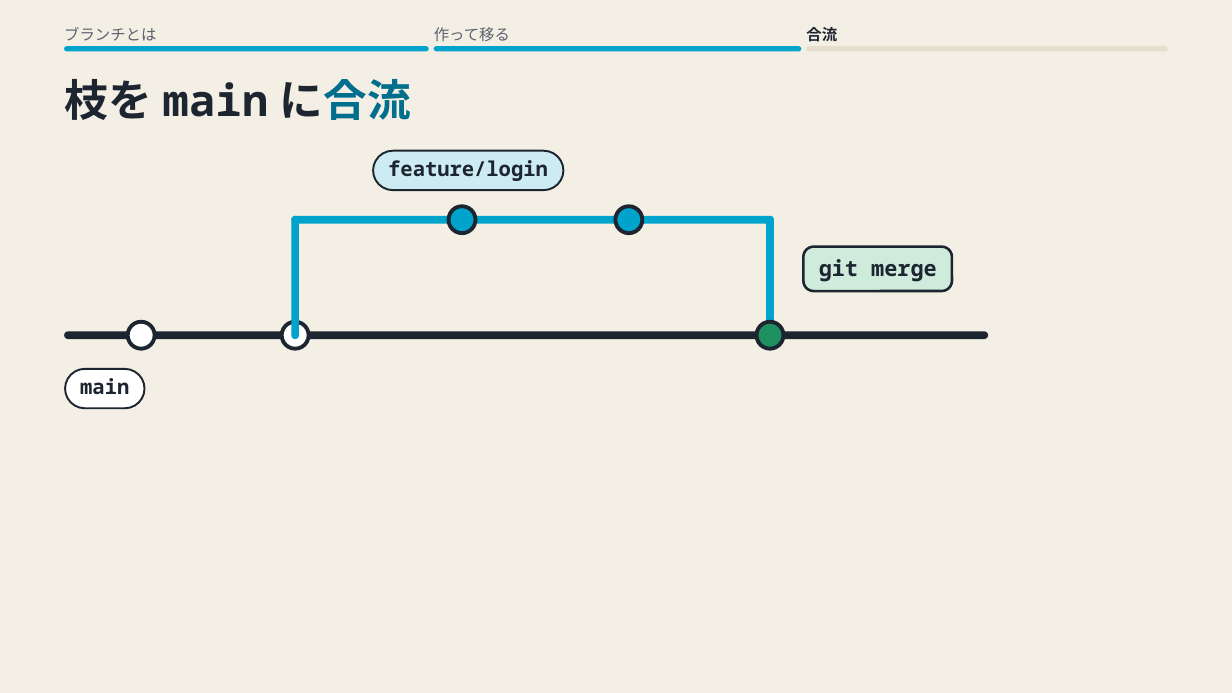
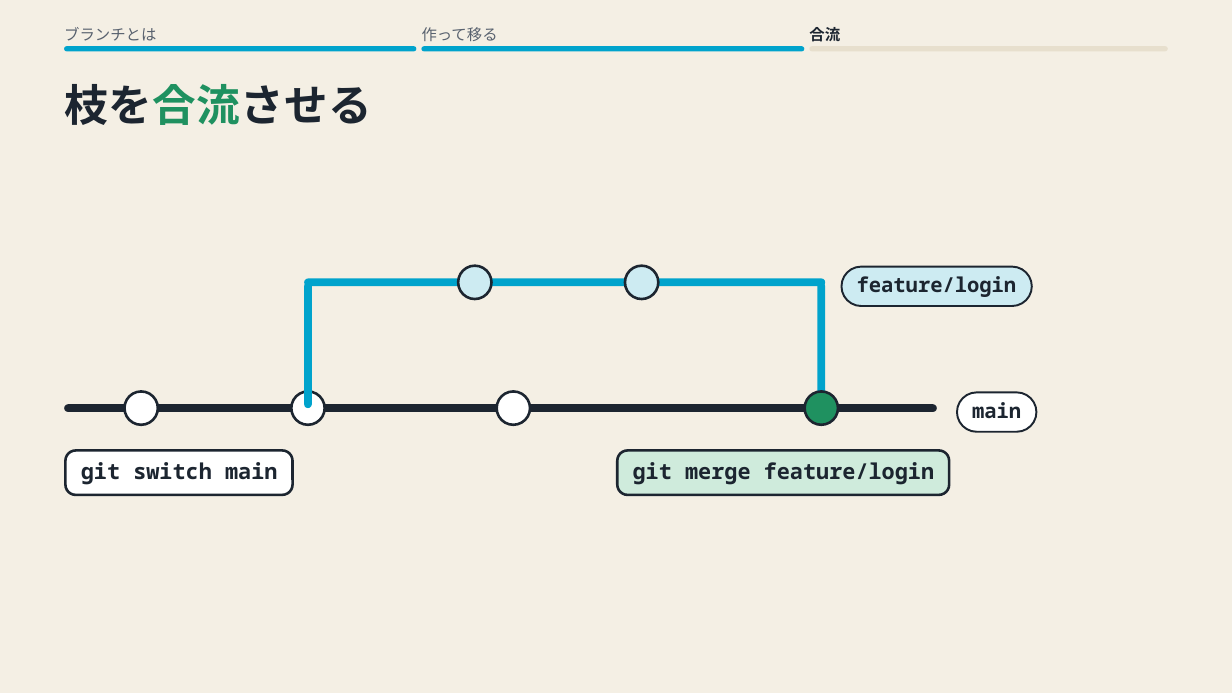
Before and after one commit to yukihito-jokyu/context, a slide deck: slide 3 of docs/artifacts/skills/motion-deck/git-branch.pptx. Drawn at 1232x693 pixels with LibreOffice and Linux fonts; fonts in the diff are those of the drawing. Boxes give left, top, right and bottom in pixels: in the first picture for what was removed or moved away, otherwise in the second. Text is boxed around its words. In the diff, an @@ line names an element or a change of style, - is before the commit and + after.

```diff
--- a/docs/artifacts/skills/motion-deck/git-branch.pptx
+++ b/docs/artifacts/skills/motion-deck/git-branch.pptx
@@ text "作って移る": place and size @@
-text "作って移る" at <box>434,27,510,41</box>
+text "作って移る" at <box>422,27,498,41</box>
@@ rounded rectangle: place and size @@
-rounded rectangle at <box>64,46,428,52</box>
+rounded rectangle at <box>64,46,416,52</box>
@@ rounded rectangle: place and size @@
-rounded rectangle at <box>433,46,801,52</box>
+rounded rectangle at <box>421,46,804,52</box>
@@ text at <box>64,84,372,125</box>: text changed @@
-枝を main に合流
+枝を合流させる
@@ rounded rectangle removed at <box>448,206,475,233</box> @@
@@ rounded rectangle: place and size @@
-rounded rectangle at <box>616,206,642,233</box>
+rounded rectangle at <box>458,266,492,299</box>
@@ rounded rectangle at <box>458,266,492,299</box>: fill #00A3CC to #CDEBF2; outline #1C2530 3 pt to #1C2530 2 pt @@
@@ rounded rectangle at <box>625,266,658,299</box>: outline #1C2530 1.5 pt to #1C2530 2 pt @@
@@ rounded rectangle: place and size @@
-rounded rectangle at <box>373,151,564,190</box>
+rounded rectangle at <box>625,266,658,299</box>
@@ rounded rectangle: place and size @@
-rounded rectangle at <box>803,247,952,291</box>
+rounded rectangle at <box>842,267,1032,307</box>
@@ rounded rectangle at <box>842,267,1032,307</box>: fill #CFEBDC to #CDEBF2; outline #1C2530 2 pt to #1C2530 1.5 pt; proportions changed @@
@@ rounded rectangle: place and size @@
-rounded rectangle at <box>291,216,299,339</box>
+rounded rectangle at <box>304,283,311,409</box>
@@ rounded rectangle: place and size @@
-rounded rectangle at <box>291,216,774,224</box>
+rounded rectangle at <box>304,278,825,286</box>
@@ rounded rectangle: place and size @@
-rounded rectangle at <box>766,216,774,339</box>
+rounded rectangle at <box>818,283,825,409</box>
@@ text "feature/login": place and size @@
-text "feature/login" at <box>388,160,548,181</box>
+text "feature/login" at <box>857,276,1017,297</box>
@@ rounded rectangle removed at <box>757,322,784,348</box> @@
@@ rounded rectangle: place and size @@
-rounded rectangle at <box>64,332,988,339</box>
+rounded rectangle at <box>64,405,936,412</box>
@@ rounded rectangle: place and size @@
-rounded rectangle at <box>128,322,154,348</box>
+rounded rectangle at <box>125,392,158,425</box>
@@ rounded rectangle at <box>125,392,158,425</box>: outline #1C2530 3 pt to #1C2530 2 pt @@
@@ rounded rectangle at <box>291,392,324,425</box>: outline #1C2530 3 pt to #1C2530 2 pt @@
@@ rounded rectangle: place and size @@
-rounded rectangle at <box>282,322,309,348</box>
+rounded rectangle at <box>291,392,324,425</box>
@@ rounded rectangle: place and size @@
-rounded rectangle at <box>65,369,144,409</box>
+rounded rectangle at <box>497,392,531,425</box>
@@ rounded rectangle at <box>497,392,531,425</box>: outline #1C2530 1.5 pt to #1C2530 2 pt @@
@@ rounded rectangle added at <box>805,392,838,425</box>, fill #1F9160, outline #1C2530 2 pt @@
@@ rounded rectangle added at <box>958,393,1037,433</box>, fill #FFFFFF, outline #1C2530 1.5 pt @@
@@ text "main": place and size @@
-text "main" at <box>80,378,129,394</box>
+text "main" at <box>972,402,1021,418</box>
@@ rounded rectangle added at <box>66,451,293,495</box>, fill #FFFFFF, outline #1C2530 2 pt @@
@@ text added at <box>81,462,277,485</box>, 17 pt, text #1C2530, bold @@
+git switch main
@@ rounded rectangle added at <box>617,451,949,495</box>, fill #CFEBDC, outline #1C2530 2 pt @@
@@ text at <box>633,462,934,485</box>: text changed @@
-git merge
+git merge feature/login
```
Also in this commit, not shown: 3 other slides changed, 14 other files.
